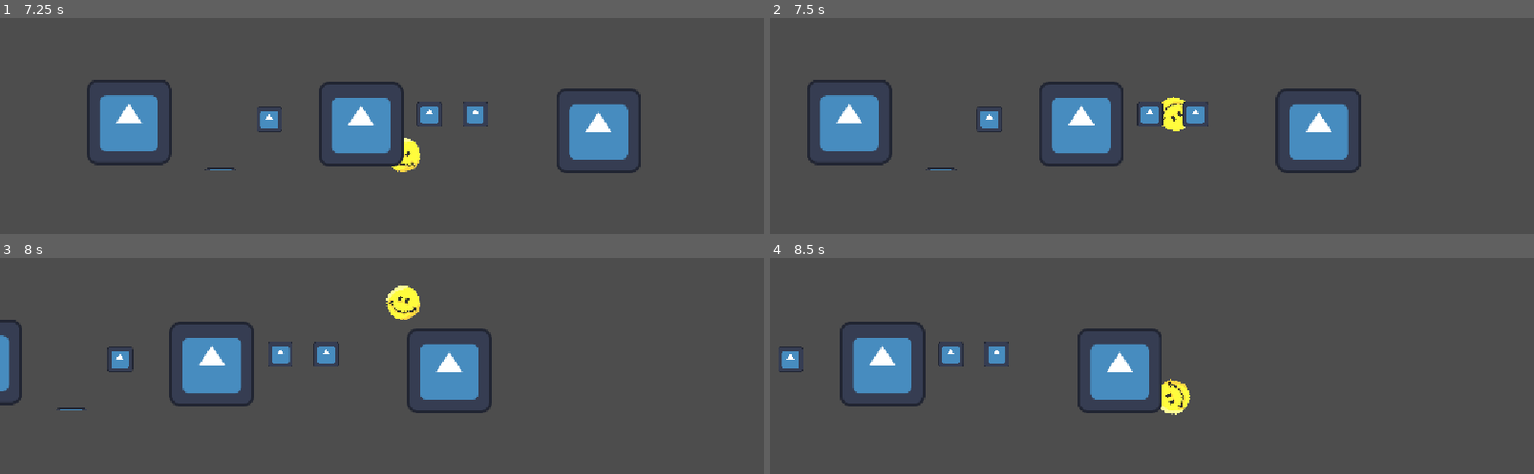
Above: before the commit, frames 1-4 (two rows, left to right).
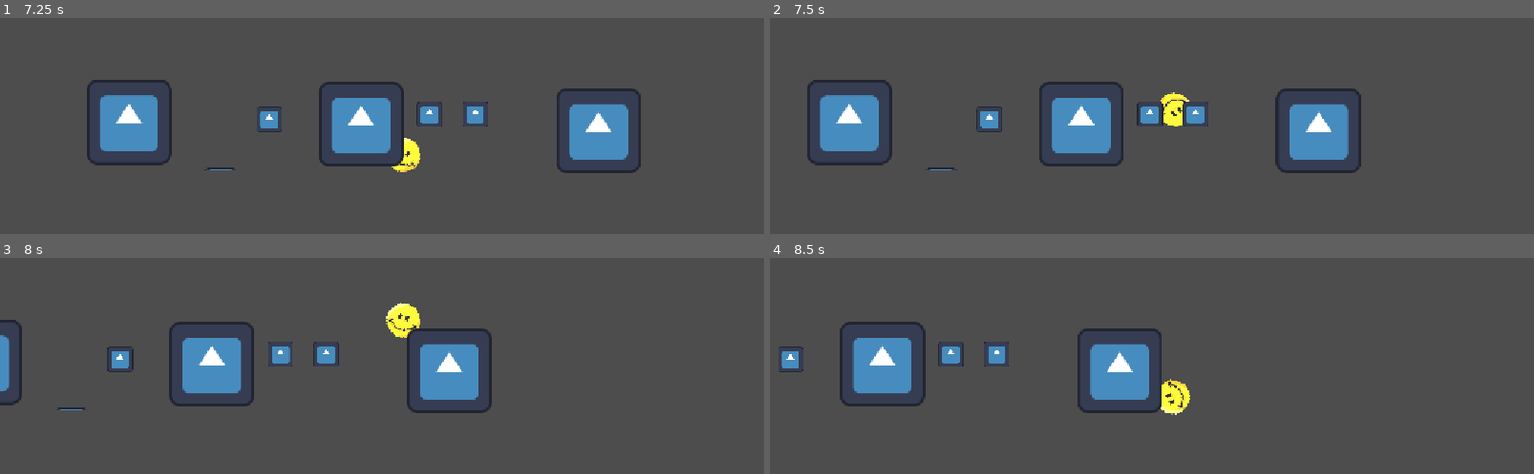
Above: after the commit, the same moments.

Repository: theEerSOYEAH/verity-dash
Game: Godot game, scene res://scenes/main.tscn
Two runs of this game, one before a commit and one after it. Both use one fixed random seed, a clock stepped at 60 frames per second and the inputs below. The engine's default icon, where the game draws it, is replaced by a stand-in: a white triangle on a blue panel in a dark square.
Inputs (mouse positions are in pixels of both pictures, inside the frame that each line leads up to):
- Up to frame 1 (7.25 s): tap Enter (ui_accept) at 0.5, 1.52, 1.55, 1.82, 2.85, 3.02, 3.32, 4.52, 4.55, 4.82, 6.02, 6.05, 6.32 s; move the mouse to (550, 106) at 0.52 s; hold Enter (ui_accept) 0.53-1.28 s; hold Right 0.53-2.03 s; click (550, 106) at 0.67 s; move the mouse to (229, 149) at 1.27 s; tap Alt at 1.35, 3.6, 5.85 s; move the mouse to (458, 33) at 2.02 s; hold Left 2.03-2.78 s; hold Enter (ui_accept) 2.03-2.78 s; tap Shift at 2.1, 4.35, 6.6 s; move the mouse to (343, 212) at 2.77 s; hold Right 2.78-4.28 s; click (343, 212) at 2.92 s; move the mouse to (611, 190) at 3.52 s; hold Enter (ui_accept) 3.53-4.28 s; move the mouse to (152, 63) at 4.27 s; hold Left 4.28-5.03 s; move the mouse to (420, 128) at 5.02 s; hold Right 5.03-5.78 s; hold Enter (ui_accept) 5.03-5.78 s; click (420, 128) at 5.17 s; move the mouse to (267, 20) at 5.77 s; hold Left from 5.78 s (still down); move the mouse to (550, 106) at 6.52 s; hold Enter (ui_accept) from 6.53 s (still down)
- Up to frame 2 (7.5 s): move the mouse to (999, 149) at 7.27 s; release Left at 7.28 s; release Enter (ui_accept) at 7.28 s; hold Right from 7.28 s (still down); tap Enter (ui_accept) at 7.35 s; click (999, 149) at 7.42 s
- Up to frame 3 (8 s): keep holding Right; tap Enter (ui_accept) at 7.52, 7.82 s
- Up to frame 4 (8.5 s): keep holding Right; move the mouse to (1228, 273) at 8.02 s; hold Enter (ui_accept) from 8.03 s (still down); tap Alt at 8.1 s

Frame 1 is identical in both runs. In frame 2, 0.3% of the frame differs, in the area x 51-55%, y 34-53%; in frame 3, 0.8%, in the area x 50-55%, y 12-38%; in frame 4, less than 0.1%.

Commit message:
added coyote clicking to the jump orb

Diff:
--- a/scripts/jump_orb.gd
+++ b/scripts/jump_orb.gd
@@ -3,9 +3,14 @@
 
 @export var launc_force = -600
 
+const BUFFER_TIME = 0.12
+const COYOTE_TIME = 0.08
+
 var player_inside : CharacterBody2D = null
+var last_player : CharacterBody2D = null
 var used = false
-
+var press_timer = 0.0
+var exit_timer = 0.0
 
 
 
@@ -22,12 +27,25 @@
 
 func _on_body_shape_exited(body_rid: RID, body: Node2D, body_shape_index: int, local_shape_index: int) -> void:
 	if body == player_inside:
+		last_player = player_inside
 		player_inside = null
+		exit_timer = COYOTE_TIME
 
-func _process(delta: float) -> void:
-	if player_inside == null or used:
+
+func _physics_process(delta: float) -> void:
+	press_timer = max(press_timer - delta, 0.0)
+	exit_timer = max(exit_timer - delta, 0.0)
+
+	if Input.is_action_just_pressed("ui_accept"):
+		press_timer = BUFFER_TIME
+
+	var target = player_inside
+	if target == null and exit_timer > 0.0:
 		return
 
-	if Input.is_action_just_pressed("ui_accept"):
-		player_inside.velocity.y = launc_force
-		used = true
+	if target == null or used or press_timer <= 0.0:
+		return
+
+	target.velocity.y = launc_force
+	used = true
+	press_timer = 0.0
